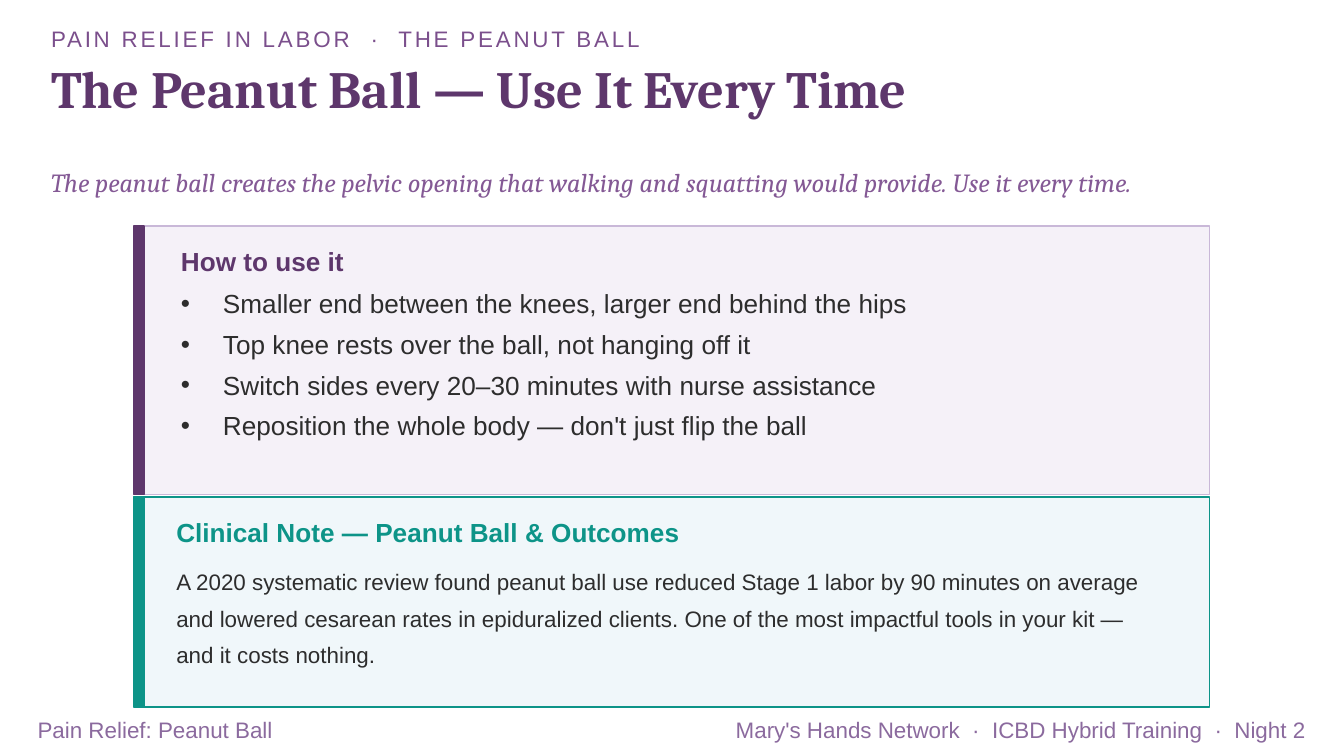
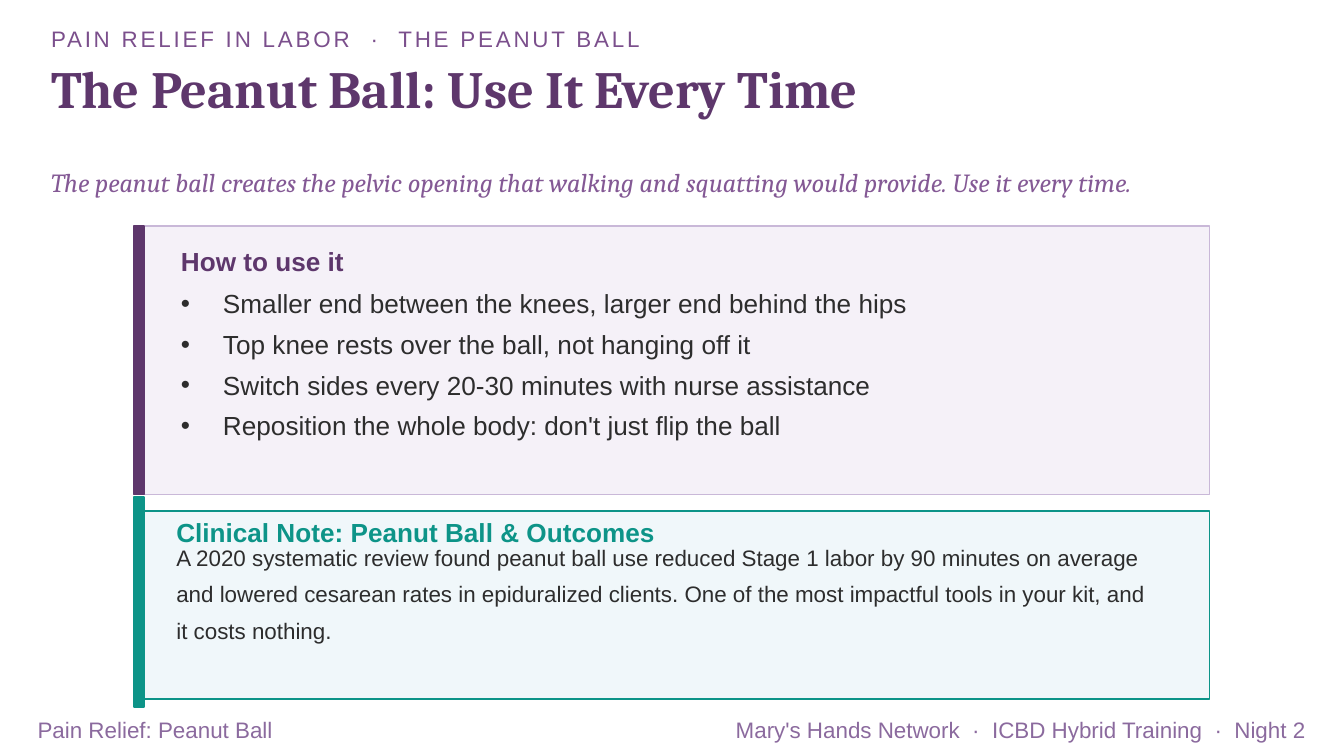
Before and after one commit to maryshandsnetwork-ai/MHNWebsiteTest, a slide deck: slide 52 of assets/training/mhn-icbd-night-2.pptx. Drawn at 1344x756 pixels with LibreOffice and Linux fonts; fonts in the diff are those of the drawing. Boxes give left, top, right and bottom in pixels: in the first picture for what was removed or moved away, otherwise in the second. Text is boxed around its words. In the diff, an @@ line names an element or a change of style, - is before the commit and + after.

```diff
--- a/assets/training/mhn-icbd-night-2.pptx
+++ b/assets/training/mhn-icbd-night-2.pptx
@@ text at (x1=448, y1=72, x2=858, y2=120): text changed @@
-The Peanut Ball — Use It Every Time
+The Peanut Ball: Use It Every Time
@@ text at (x1=223, y1=376, x2=870, y2=441): text changed @@
-• Switch sides every 20–30 minutes with nurse assistance
-• Reposition the whole body — don't just flip the ball
+• Switch sides every 20-30 minutes with nurse assistance
+• Reposition the whole body: don't just flip the ball
@@ rectangle resized from (x1=134, y1=497, x2=1210, y2=707) to (x1=134, y1=511, x2=1210, y2=699) @@
@@ text at (x1=176, y1=523, x2=654, y2=543): text changed @@
-Clinical Note — Peanut Ball & Outcomes
+Clinical Note: Peanut Ball & Outcomes
@@ text at (x1=176, y1=549, x2=1144, y2=644): text changed @@
-A 2020 systematic review found peanut ball use reduced Stage 1 labor by 90 minutes on average and lowered cesarean rates in epiduralized clients. One of the most impactful tools in your kit — and it costs nothing.
+A 2020 systematic review found peanut ball use reduced Stage 1 labor by 90 minutes on average and lowered cesarean rates in epiduralized clients. One of the most impactful tools in your kit, and it costs nothing.
```
Also in this commit, not shown: 70 other slides changed, 1 other file.
